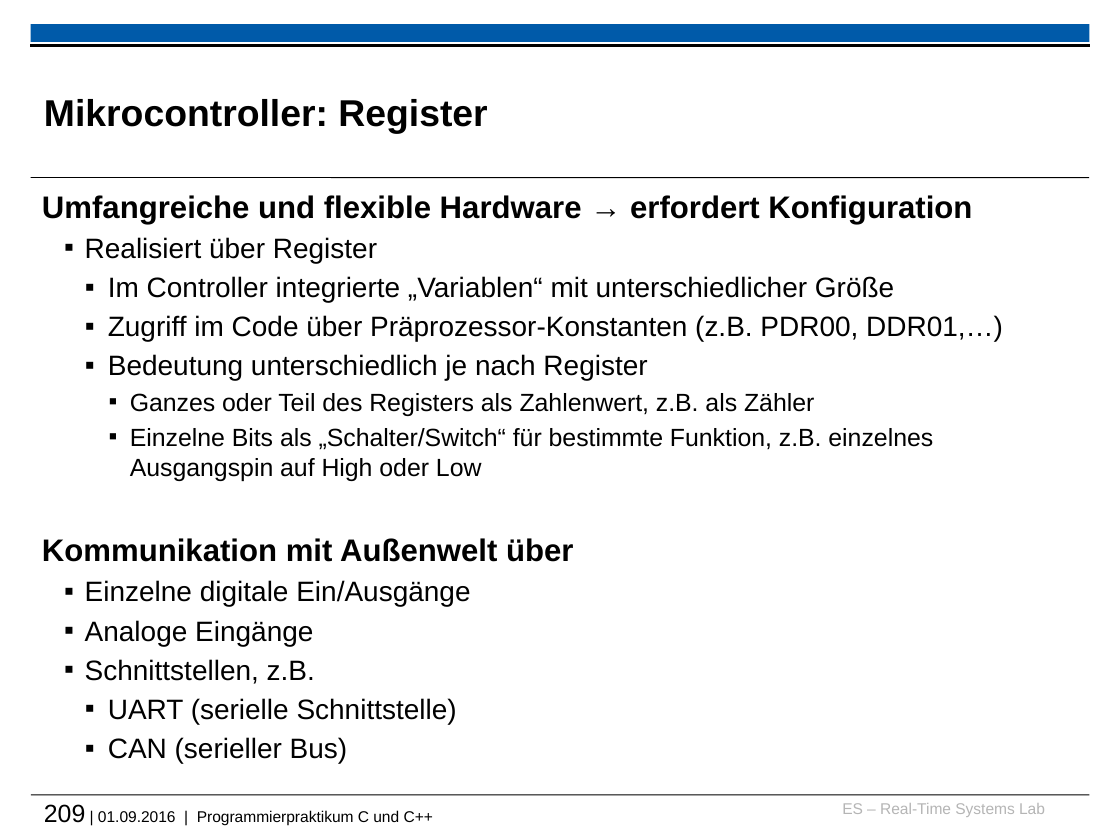
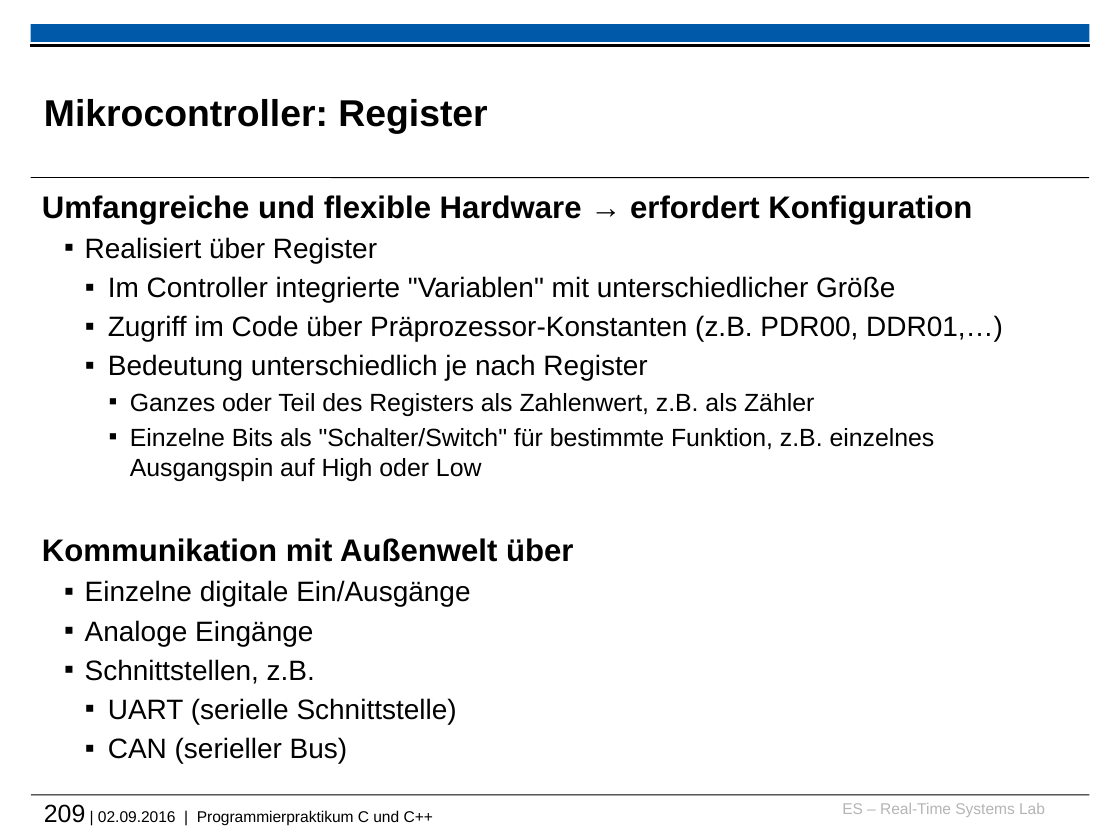
Before and after one commit to h82k/tud-cppp, a slide deck: slide 209 of cppp_lecture.pptx. Drawn at 1120x840 pixels with LibreOffice and Linux fonts; fonts in the diff are those of the drawing; background and template pictures are left out. Boxes give left, top, right and bottom in pixels: in the first picture for what was removed or moved away, otherwise in the second. Text is boxed around its words. In the diff, an @@ line names an element or a change of style, - is before the commit and + after.

```diff
--- a/cppp_lecture.pptx
+++ b/cppp_lecture.pptx
@@ text at box(108, 276, 895, 302): text changed @@
-    ▪ Im Controller integrierte „Variablen“ mit unterschiedlicher Größe
+    ▪ Im Controller integrierte "Variablen" mit unterschiedlicher Größe
@@ text at box(130, 428, 935, 481): text changed @@
-      ▪ Einzelne Bits als „Schalter/Switch“ für bestimmte Funktion, z.B. einzelnes Ausgangspin auf High oder Low
+      ▪ Einzelne Bits als "Schalter/Switch" für bestimmte Funktion, z.B. einzelnes Ausgangspin auf High oder Low
@@ text at box(44, 804, 433, 825): text changed @@
-209 | 01.09.2016 | Programmierpraktikum C und C++
+209 | 02.09.2016 | Programmierpraktikum C und C++
```
Also in this commit, not shown: 68 other slides changed, 2 slides added, 2 other files.
